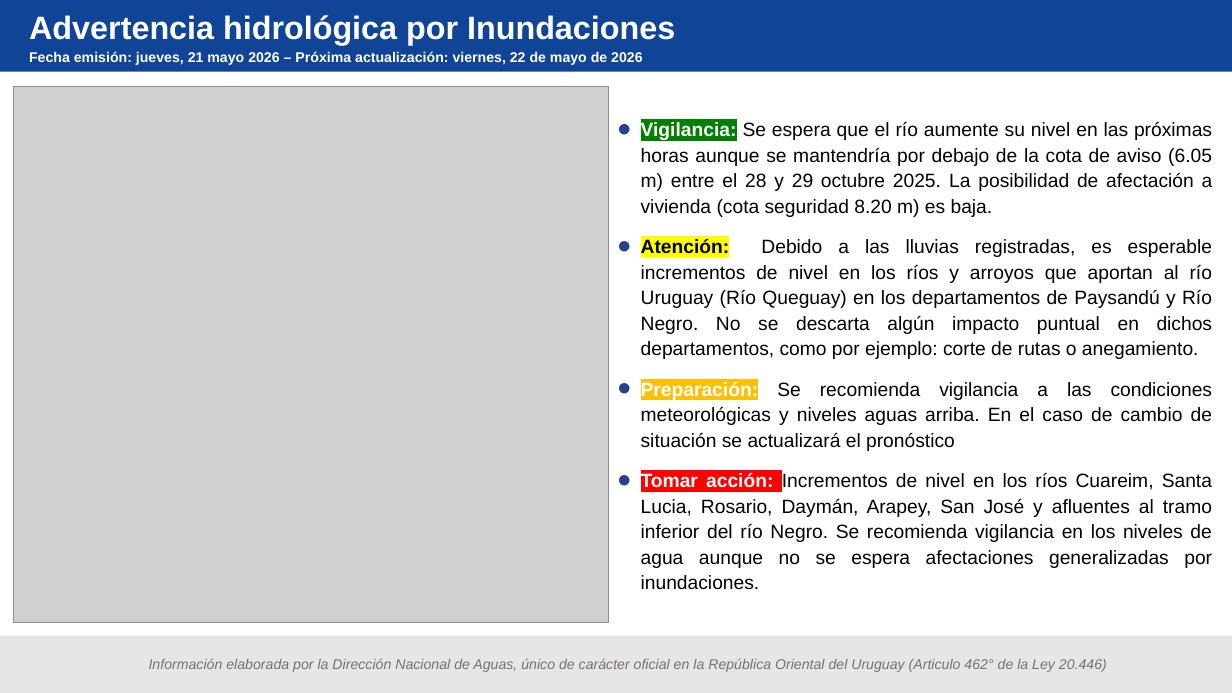
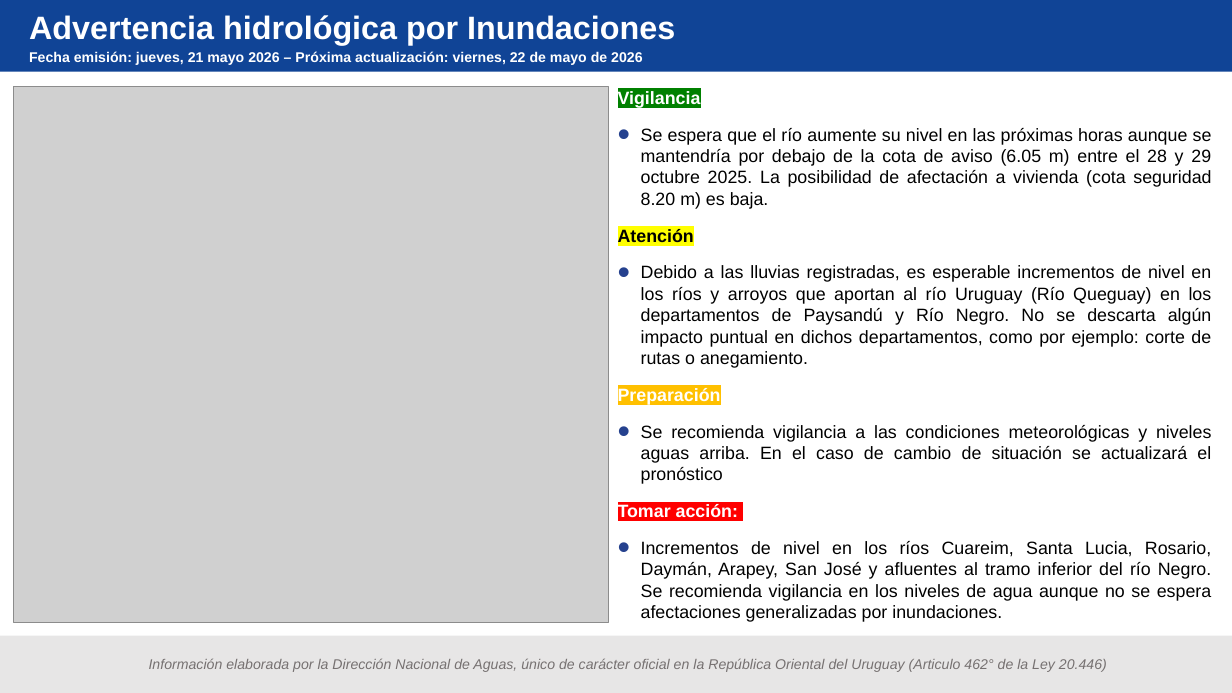
Before and after one commit to josevalles7/Sala_Situacion_Dinagua, a slide deck: slide 2 of automatic docx/formato_advertencia.pptx (slide 1 before the commit). Drawn at 1232x693 pixels with LibreOffice and Linux fonts; fonts in the diff are those of the drawing; grey boxes stand for pictures; background and template pictures are left out. Boxes give left, top, right and bottom in pixels: in the first picture for what was removed or moved away, otherwise in the second. Text is boxed around its words. In the diff, an @@ line names an element or a change of style, - is before the commit and + after.

```diff
--- a/automatic docx/formato_advertencia.pptx
+++ b/automatic docx/formato_advertencia.pptx
@@ text at (618,91,1212,622): text changed; size 15 to 13.9 pt @@
-• Vigilancia: Se espera que el río aumente su nivel en las próximas horas aunque se mantendría por debajo de la cota de aviso (6.05 m) entre el 28 y 29 octubre 2025. La posibilidad de afectación a vivienda (cota seguridad 8.20 m) es baja.
-• Atención: Debido a las lluvias registradas, es esperable incrementos de nivel en los ríos y arroyos que aportan al río Uruguay (Río Queguay) en los departamentos de Paysandú y Río Negro. No se descarta algún impacto puntual en dichos departamentos, como por ejemplo: corte de rutas o anegamiento.
-• Preparación: Se recomienda vigilancia a las condiciones meteorológicas y niveles aguas arriba. En el caso de cambio de situación se actualizará el pronóstico
-• Tomar acción: Incrementos de nivel en los ríos Cuareim, Santa Lucia, Rosario, Daymán, Arapey, San José y afluentes al tramo inferior del río Negro. Se recomienda vigilancia en los niveles de agua aunque no se espera afectaciones generalizadas por inundaciones.
+Vigilancia
+• Se espera que el río aumente su nivel en las próximas horas aunque se mantendría por debajo de la cota de aviso (6.05 m) entre el 28 y 29 octubre 2025. La posibilidad de afectación a vivienda (cota seguridad 8.20 m) es baja.
+Atención
+• Debido a las lluvias registradas, es esperable incrementos de nivel en los ríos y arroyos que aportan al río Uruguay (Río Queguay) en los departamentos de Paysandú y Río Negro. No se descarta algún impacto puntual en dichos departamentos, como por ejemplo: corte de rutas o anegamiento.
+Preparación
+• Se recomienda vigilancia a las condiciones meteorológicas y niveles aguas arriba. En el caso de cambio de situación se actualizará el pronóstico
+Tomar acción:
+• Incrementos de nivel en los ríos Cuareim, Santa Lucia, Rosario, Daymán, Arapey, San José y afluentes al tramo inferior del río Negro. Se recomienda vigilancia en los niveles de agua aunque no se espera afectaciones generalizadas por inundaciones.
```
Also in this commit, not shown: 1 slide added, 12 other files.
